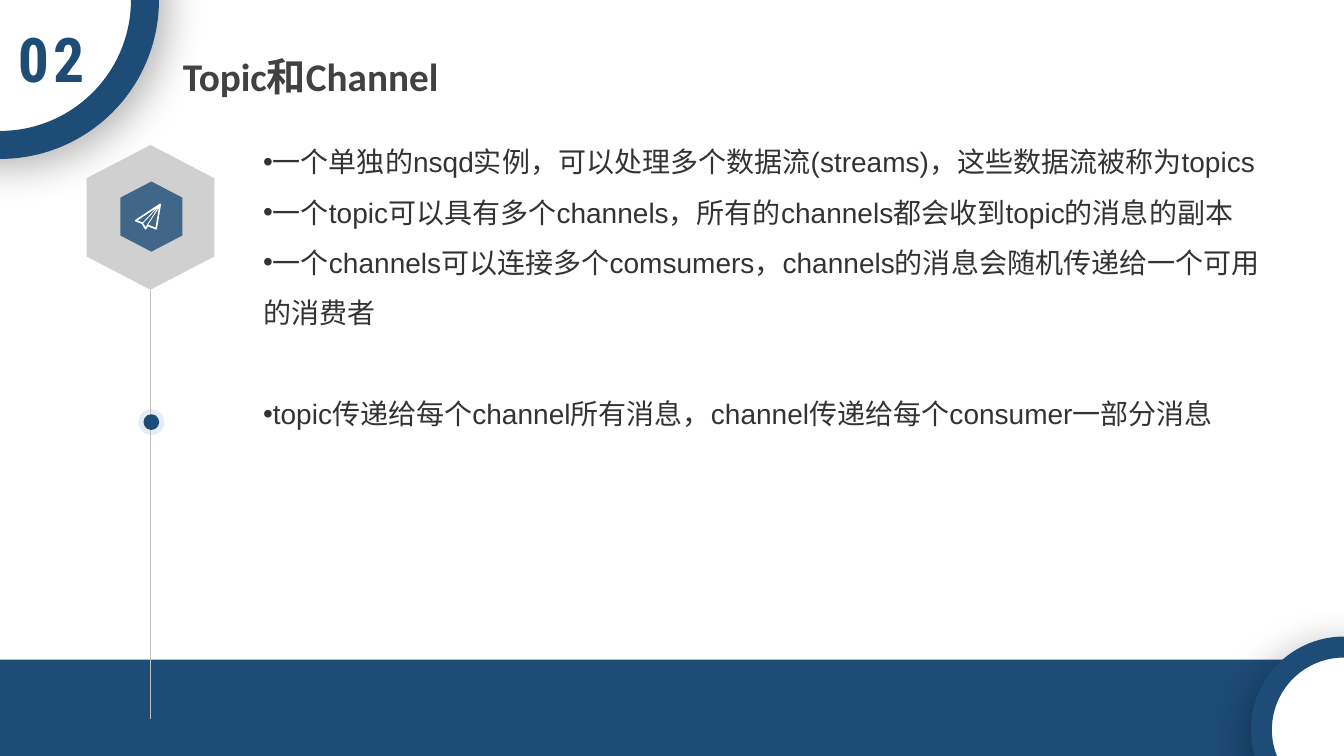
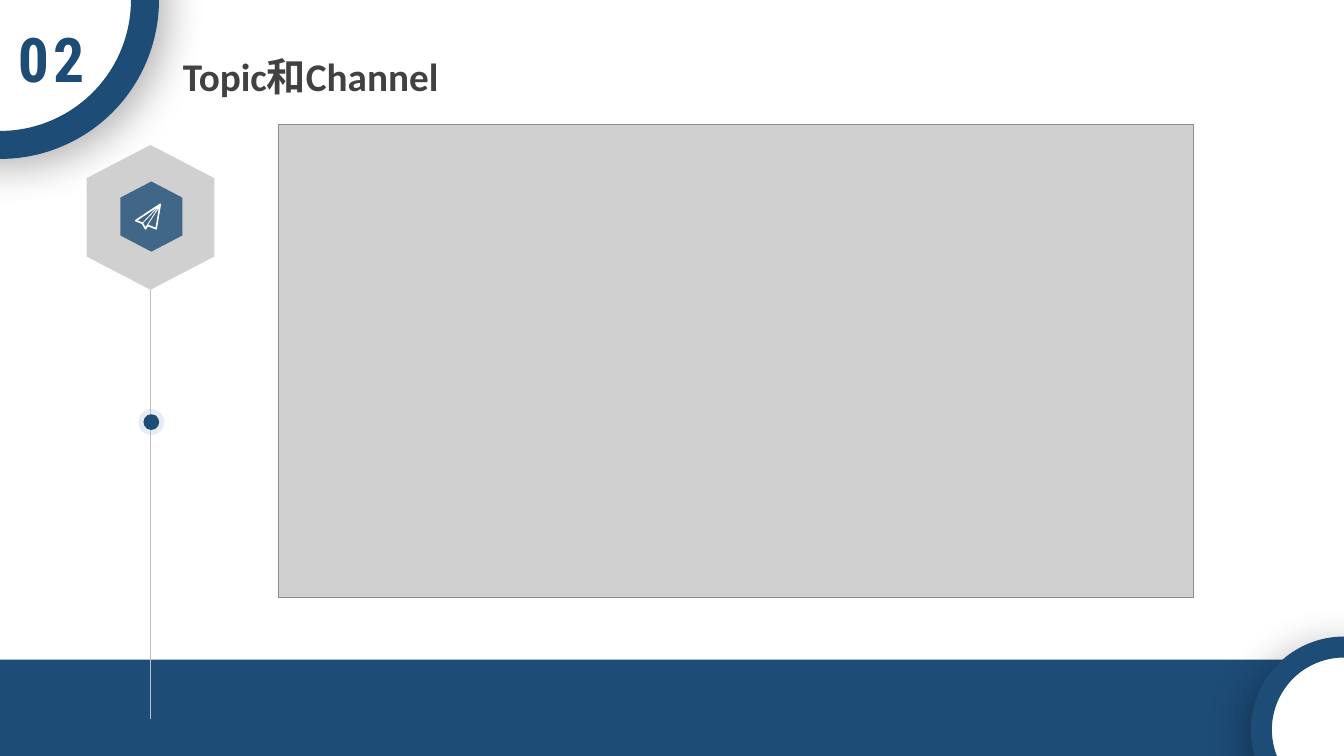
Before and after one commit to ACTSysGroup/Dev-Club, a slide deck: slide 3 of back-end/中间件/NSQ.pptx (slide 8 before the commit). Drawn at 1344x756 pixels with LibreOffice and Linux fonts; fonts in the diff are those of the drawing; grey boxes stand for pictures; background and template pictures are left out. Boxes give left, top, right and bottom in pixels: in the first picture for what was removed or moved away, otherwise in the second. Text is boxed around its words. In the diff, an @@ line names an element or a change of style, - is before the commit and + after.

```diff
--- a/back-end/中间件/NSQ.pptx
+++ b/back-end/中间件/NSQ.pptx
@@ text removed at [263,148,1260,430] @@
-• 一个单独的nsqd实例，可以处理多个数据流(streams)，这些数据流被称为topics
-• 一个topic可以具有多个channels，所有的channels都会收到topic的消息的副本
-• 一个channels可以连接多个comsumers，channels的消息会随机传递给一个可用的消费者
-• topic传递给每个channel所有消息，channel传递给每个consumer一部分消息
@@ picture added at [278,124,1194,598] @@
```
Also in this commit, not shown: 3 other slides changed, 22 slides removed, 1 other file.
